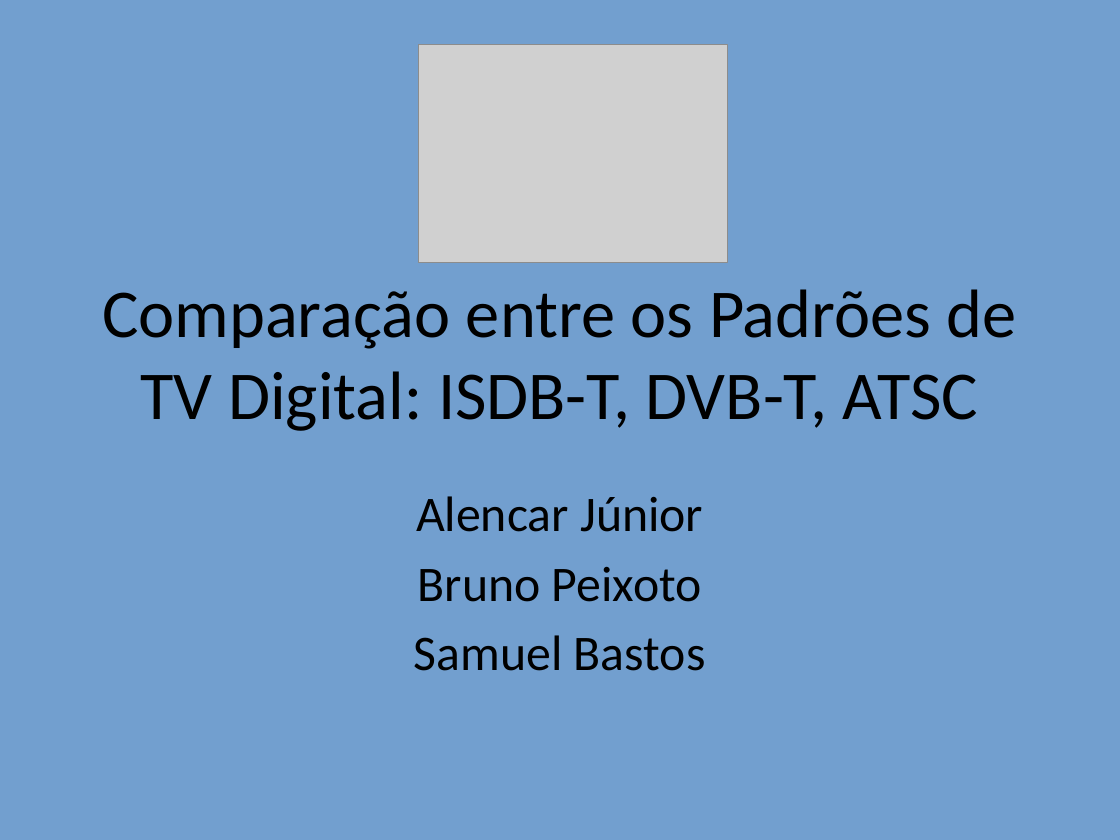
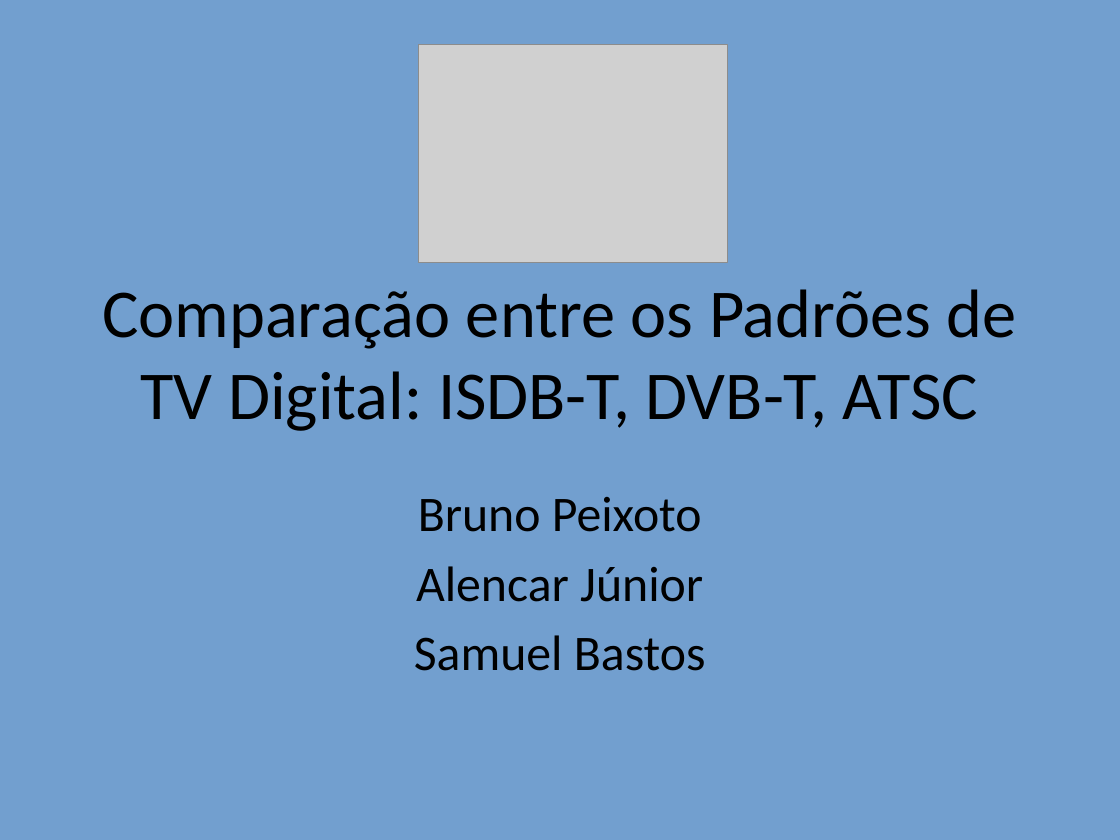
Before and after one commit to alenior/IFCE, a slide deck: slide 1 of P7/TV DIGITAL/Comparacao_TV_Digital_Com_Imagens.odp. Drawn at 1120x840 pixels with LibreOffice and Linux fonts; fonts in the diff are those of the drawing; grey boxes stand for pictures. Boxes give left, top, right and bottom in pixels: in the first picture for what was removed or moved away, otherwise in the second. Text is boxed around its words. In the diff, an @@ line names an element or a change of style, - is before the commit and + after.

Commit message:
pit e tv digital

```diff
--- a/P7/TV DIGITAL/Comparacao_TV_Digital_Com_Imagens.odp
+++ b/P7/TV DIGITAL/Comparacao_TV_Digital_Com_Imagens.odp
@@ subtitle at (x1=418, y1=497, x2=702, y2=532): paragraph added @@
+Bruno Peixoto
@@ subtitle at (x1=418, y1=567, x2=702, y2=602): paragraph removed @@
-Bruno Peixoto
```
Also in this commit, not shown: 12 other slides changed, 1 slide added, 6 other files.
